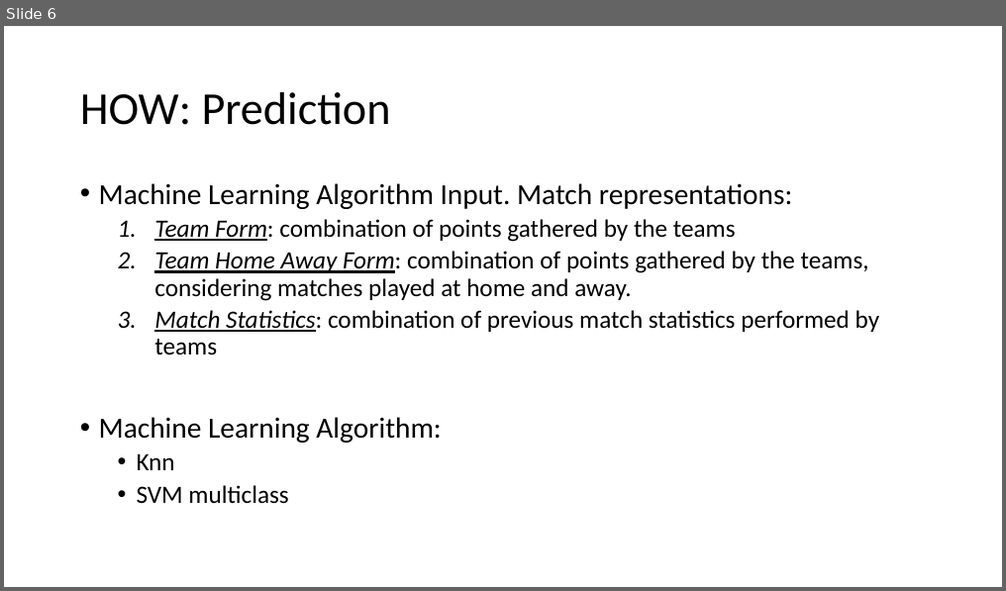
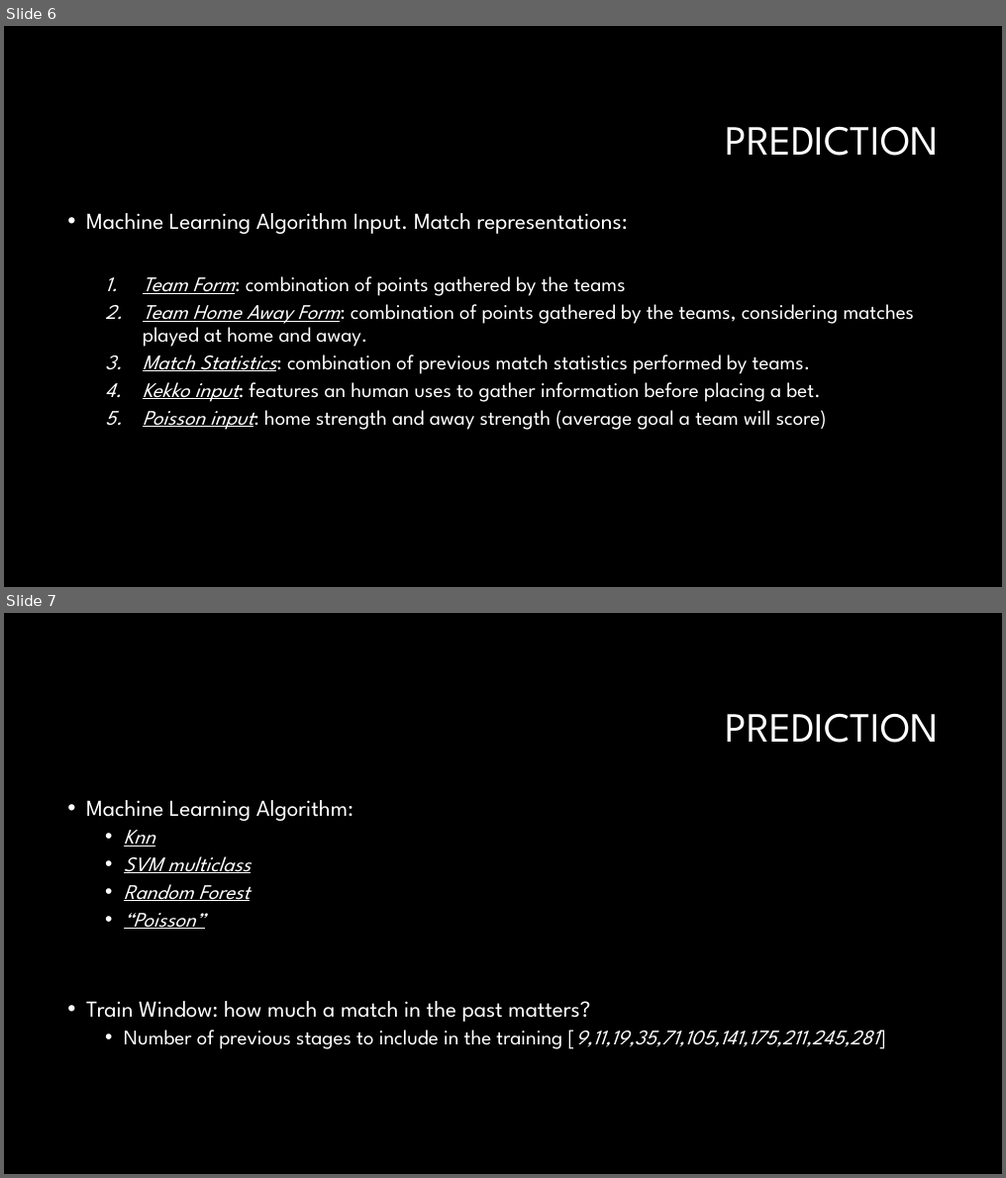
Before and after one commit to P1Analytics/DataMining-Football-Match-Prediction, a slide deck: TODO/spa_presentation.pptx. Shown one above the other, each under a label of ours: slide 6 before the commit, slides 6 and 7 after it. The pictures are 1006x591 and 1006x1178 pixels, drawn with LibreOffice and Linux fonts; fonts in the diff are those of the drawing; background and template pictures are left out. Boxes give left, top, right and bottom in pixels: in the first picture for what was removed or moved away, otherwise in the second. Text is boxed around its words. In the diff, an @@ line names an element or a change of style, - is before the commit and + after.

```diff
--- a/TODO/spa_presentation.pptx
+++ b/TODO/spa_presentation.pptx
@@ slide 7 added at (4,613,1002,1174), background #000000 @@
@@ title added at (726,713,939,743), 40 pt, text #FFFFFF @@
+PREDICTION
@@ text added at (86,800,878,1050), 20 pt, text #FFFFFF @@
+• Machine Learning Algorithm:
+  • Knn
+  • SVM multiclass
+  • Random Forest
+  • “Poisson”
+• Train Window: how much a match in the past matters?
+  • Number of previous stages to include in the training [9,11,19,35,71,105,141,175,211,245,281]
@@ slide 6 changed as well @@
@@ background #FFFFFF to #000000 @@
@@ title at (726,126,939,156): text changed; size 44 to 40 pt; font Calibri to League Spartan; text colour #000000 to #FFFFFF @@
-HOW: Prediction
+PREDICTION
@@ text "Machine Learning Algorithm Input. Match ...": place and size @@
-text "Machine Learning Algorithm Input. Match ..." at (99,183,880,504)
+text "Machine Learning Algorithm Input. Match ..." at (86,213,915,430)
@@ text at (86,213,915,347): size 28 to 22 pt in "Machine Learning Algorithm Input. Match representations:"; font Calibri to League Spartan, text colour #000000 to #FFFFFF in "Machine Learning Algorithm Input. Match representations:", "Team Form: combination of points gathered by ...", "Team Home Away Form: combination of points ..."; size 24 to 20 pt in "Team Form: combination of points gathered by ...", "Team Home Away Form: combination of points ..." @@
@@ text at (143,355,827,430): text changed; size 24 to 20 pt; font Calibri to League Spartan; text colour #000000 to #FFFFFF @@
-  3. Match Statistics: combination of previous match statistics performed by teams
-• Machine Learning Algorithm:
-  • Knn
-  • SVM multiclass
+  3. Match Statistics: combination of previous match statistics performed by teams.
+  4. Kekko input: features an human uses to gather information before placing a bet.
+  5. Poisson input: home strength and away strength (average goal a team will score)
```
Also in this commit, not shown: 5 other slides changed, 4 other slides added, 11 other files.
